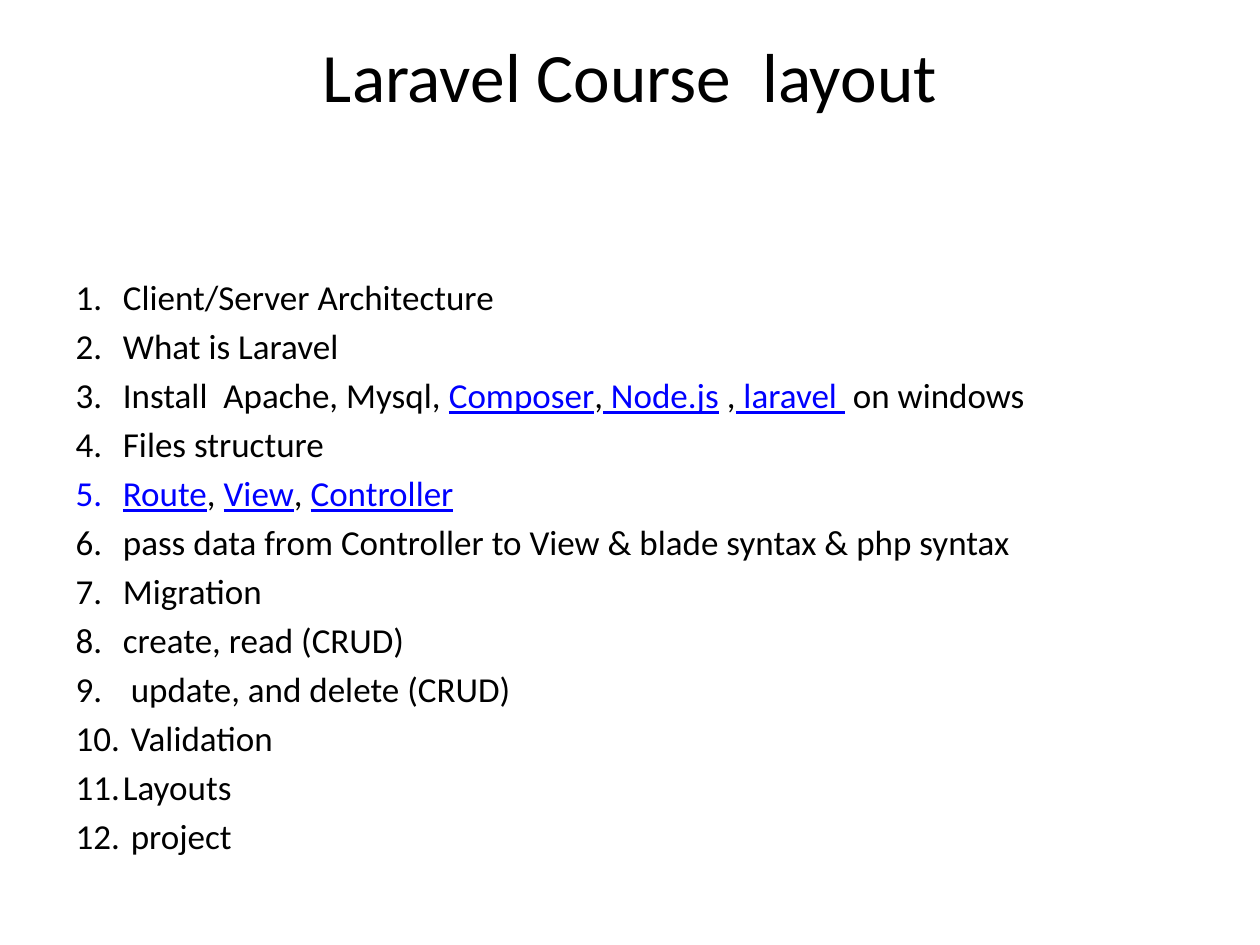
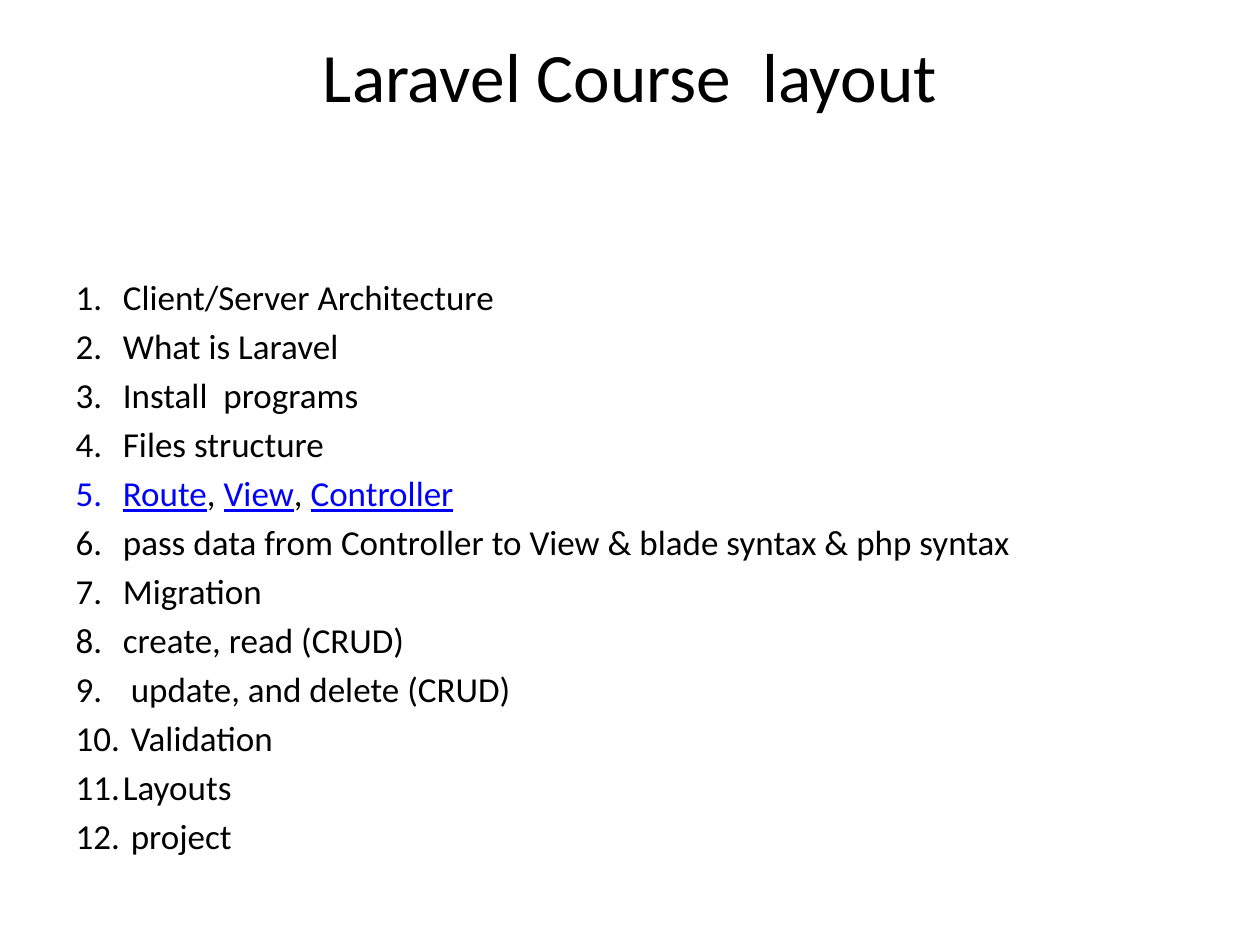
Before and after one commit to TarekSherif/LaravelCourse, a slide deck: slide 2 of PPT/Lec1/1-Laravel-tutorial.pptx. Drawn at 1260x945 pixels with LibreOffice and Linux fonts; fonts in the diff are those of the drawing. Boxes give left, top, right and bottom in pixels: in the first picture for what was removed or moved away, otherwise in the second. Text is boxed around its words. In the diff, an @@ line names an element or a change of style, - is before the commit and + after.

```diff
--- a/PPT/Lec1/1-Laravel-tutorial.pptx
+++ b/PPT/Lec1/1-Laravel-tutorial.pptx
@@ text at bbox=[123, 383, 358, 414]: text changed @@
-3. Install Apache, Mysql, Composer, Node.js , laravel on windows
+3. Install programs
```
Also in this commit, not shown: 3 other slides changed, 1 slide added, 4 slides removed, 17 other files.
